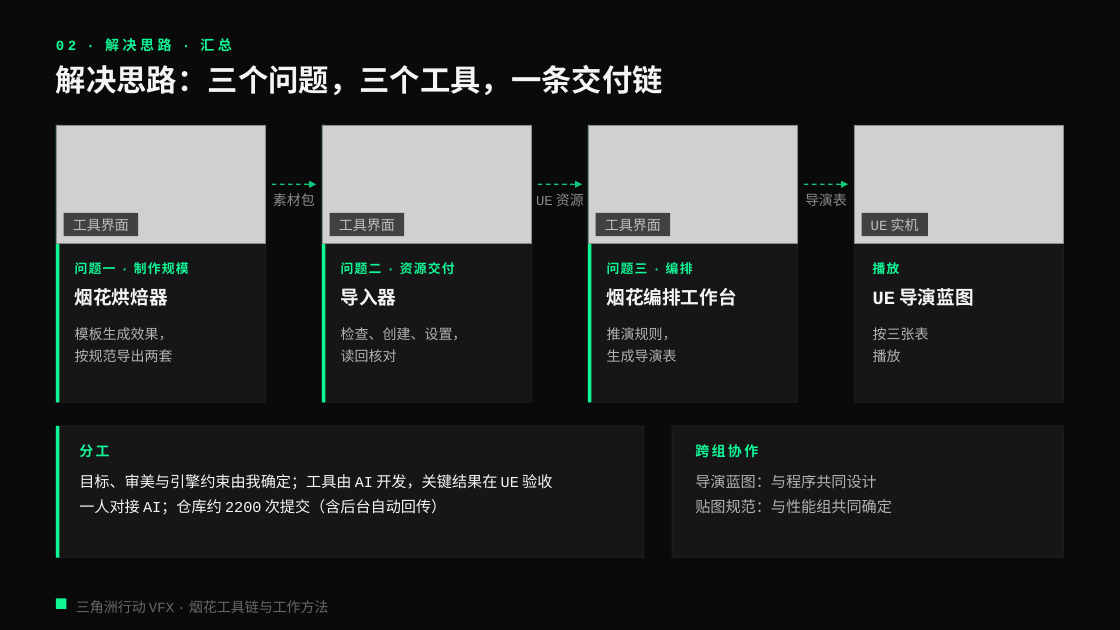
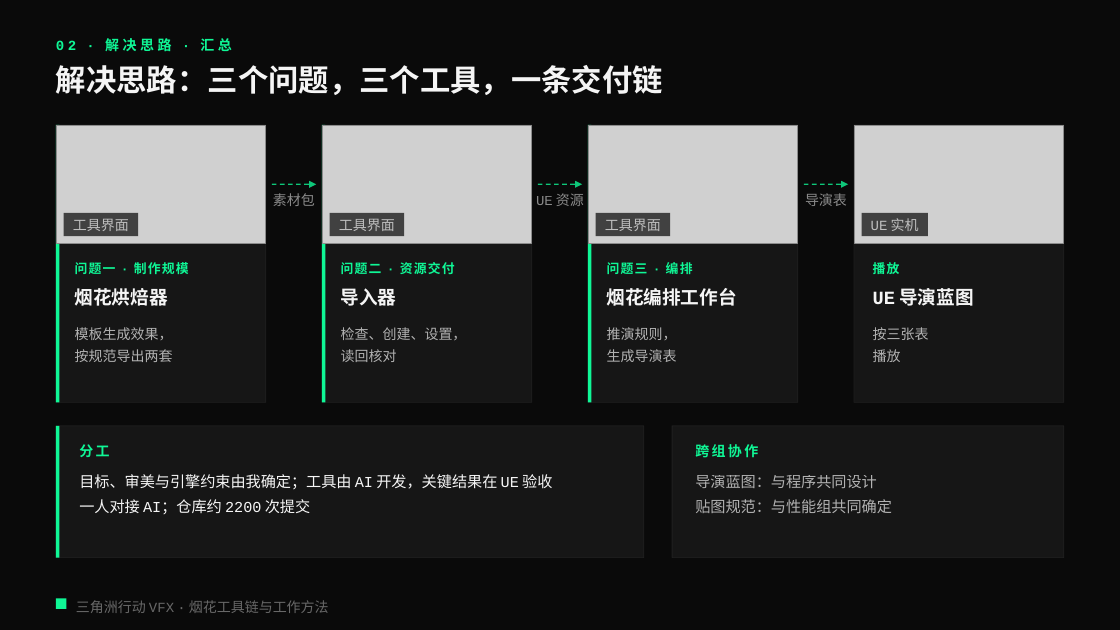
Before and after one commit to loccmaiii-lang/FireWorksLab, a slide deck: slide 10 of 协作/提示词/分享PPT交接_2026-10-29/第四版交付_云端/烟花秀AI全流程_第四版v2.pptx. Drawn at 1120x630 pixels with LibreOffice and Linux fonts; fonts in the diff are those of the drawing; grey boxes stand for pictures. Boxes give left, top, right and bottom in pixels: in the first picture for what was removed or moved away, otherwise in the second. Text is boxed around its words. In the diff, an @@ line names an element or a change of style, - is before the commit and + after.

```diff
--- a/协作/提示词/分享PPT交接_2026-10-29/第四版交付_云端/烟花秀AI全流程_第四版v2.pptx
+++ b/协作/提示词/分享PPT交接_2026-10-29/第四版交付_云端/烟花秀AI全流程_第四版v2.pptx
@@ text at (79, 499, 310, 514): text changed @@
-一人对接 AI；仓库约 2200 次提交（含后台自动回传）
+一人对接 AI；仓库约 2200 次提交
```
Also in this commit, not shown: 9 other slides changed, 10 other files.
